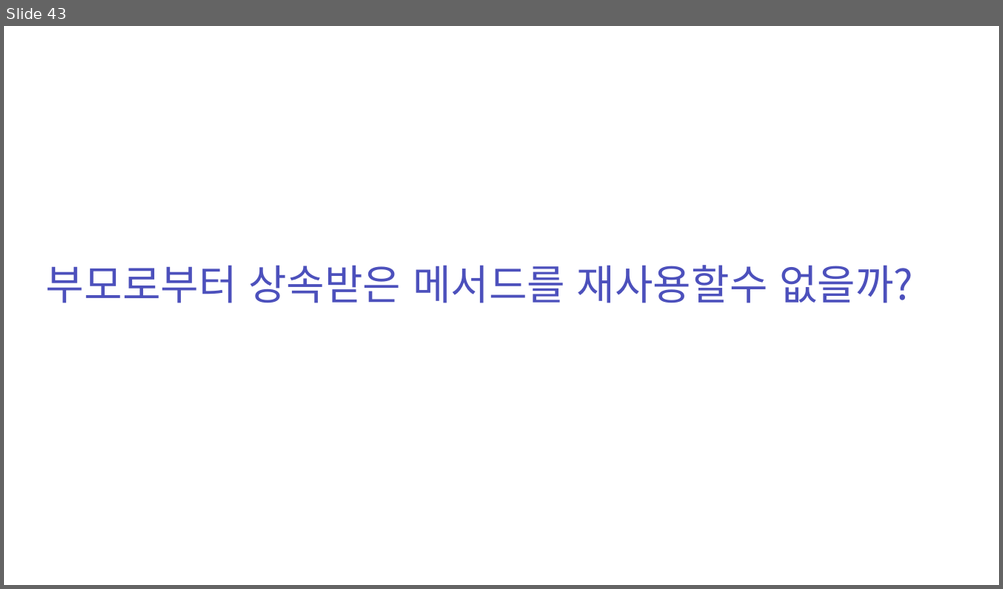
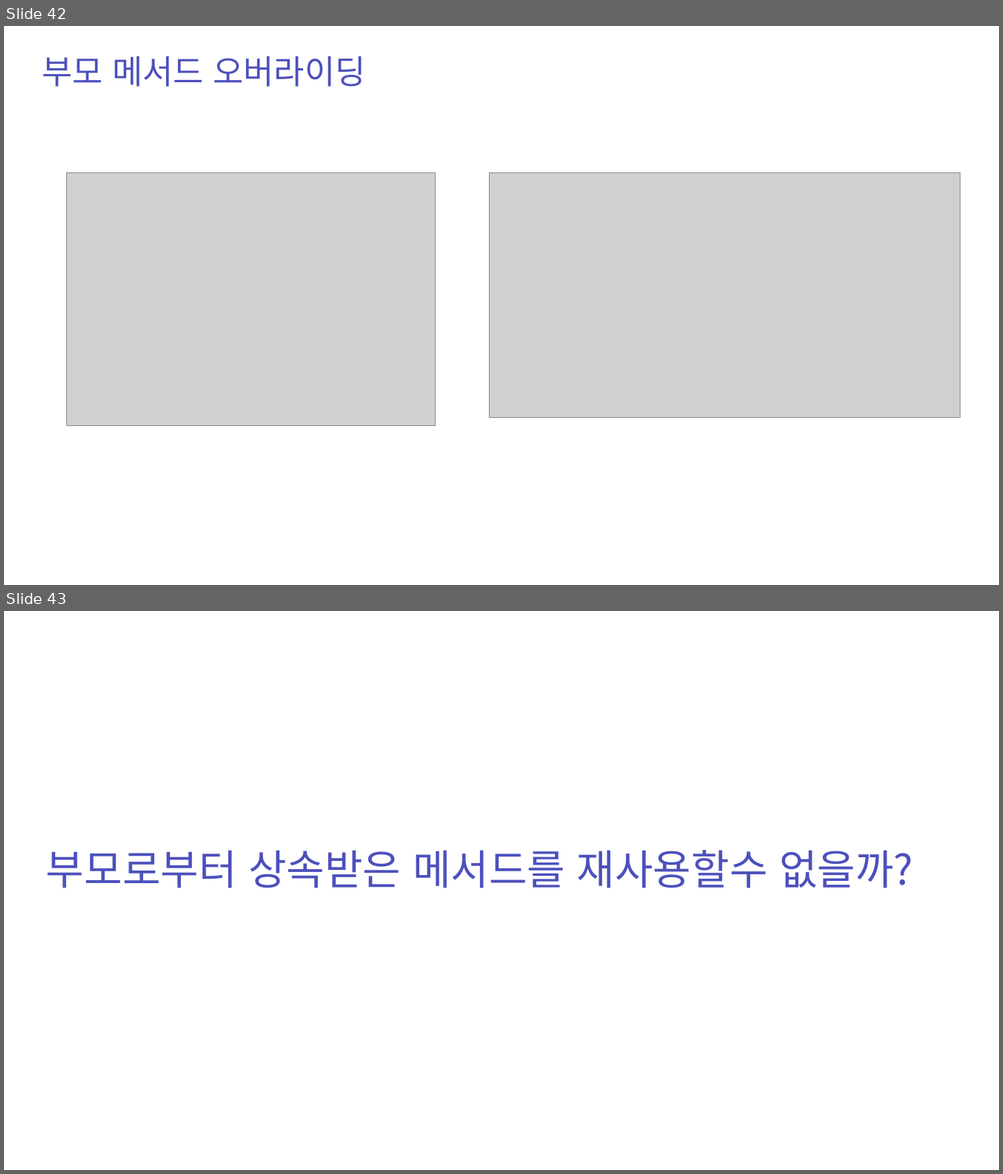
Before and after one commit to zest132/JavaLecture, a slide deck: JavaLecture/LectureFile/java 9강.pptx. Shown one above the other, each under a label of ours: slide 43 before the commit, slides 42 and 43 after it. The pictures are 1003x589 and 1003x1174 pixels, drawn with LibreOffice and Linux fonts; fonts in the diff are those of the drawing; grey boxes stand for pictures. Boxes give left, top, right and bottom in pixels: in the first picture for what was removed or moved away, otherwise in the second. Text is boxed around its words. In the diff, an @@ line names an element or a change of style, - is before the commit and + after.

```diff
--- a/JavaLecture/LectureFile/java 9강.pptx
+++ b/JavaLecture/LectureFile/java 9강.pptx
@@ slide 42 added at [4, 26, 999, 585], background #FFFFFF @@
@@ text added at [42, 56, 365, 87], 48 pt, text #4C50BC @@
+부모 메서드 오버라이딩
@@ picture added at [66, 173, 435, 426] @@
@@ picture added at [489, 173, 960, 418] @@
```
Also in this commit, not shown: 2 slides changed, 7 other slides added, 4 slides removed, 3 other files.
